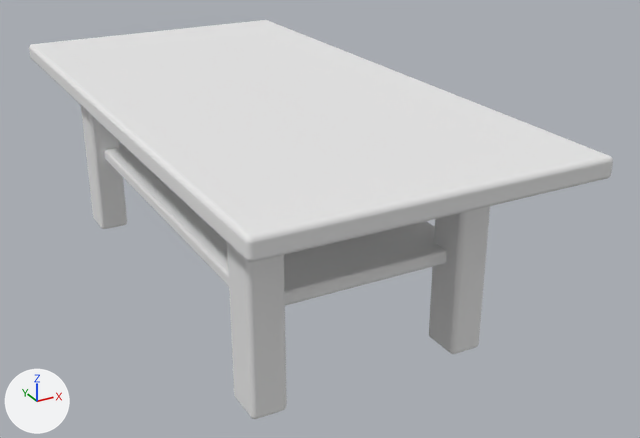
The OBJ model public/kleinerTisch/kleinerTisch.obj, before and after one commit.
The view is the same before and after, from a 50 mm camera at (-1.48, -0.93, 4.32) aimed at (2.43, 6.18, 0.77). Arrows for +X, +Y and +Z are at lower left; the lights stay in place. Where no turn or scale is listed for an object, it has been applied to the vertices.

The scene before the commit, as lines of its bpy script (objects in view):
```python
me_kleinertisch = bpy.data.meshes.new('kleinerTisch')
me_kleinertisch.from_pydata(...)  # 7667 vertices, 15342 faces; spans x 0.48..3.53, y 3.54..9.6, z 0.08..2.07
me_kleinertisch.materials.append(mat_kleinertisch)  # white #e7e7e7
ob_kleinertisch = bpy.data.objects.new('kleinerTisch', me_kleinertisch)
ob_kleinertisch.location = (0.0, 0.0, 0.0)
```
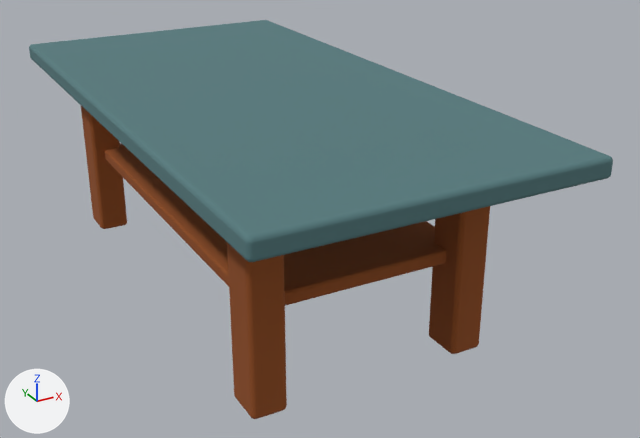
Where the change shows, as pixel boxes [x1, y1, x2, y2] in the pictures (640 x 438 px):
'kleinerTisch', recoloured: [29, 20, 613, 419] in both

The change, as a list of edits to the scene's bpy script:
```text
Add img_281895_23_05_24_17_22_40_1_color_png:
    img_281895_23_05_24_17_22_40_1_color_png = load_image('281895_23_05_24_17_22_40_1_color.png', '281895_23_05_24_17_22_40_1_color.png', 2048, 2048, 'sRGB')
Add mat_281895_23_05_24_17_22_40_1:
    mat_281895_23_05_24_17_22_40_1 = principled_material('281895_23_05_24_17_22_40_1')
    mat_281895_23_05_24_17_22_40_1.texture = img_281895_23_05_24_17_22_40_1_color_png
    mat_281895_23_05_24_17_22_40_1.roughness = 1.0
Change me_kleinertisch:
    where me_kleinertisch.from_pydata(...)  # 7667 vertices, 15342 faces; spans x 0.48..3.53, y 3.54..9.6, z 0.08..2.07
    remove me_kleinertisch.materials.append(mat_kleinertisch)  # white #e7e7e7
    add me_kleinertisch.materials.append(mat_281895_23_05_24_17_22_40_1)  # picture img_281895_23_05_24_17_22_40_1_color_png
```
